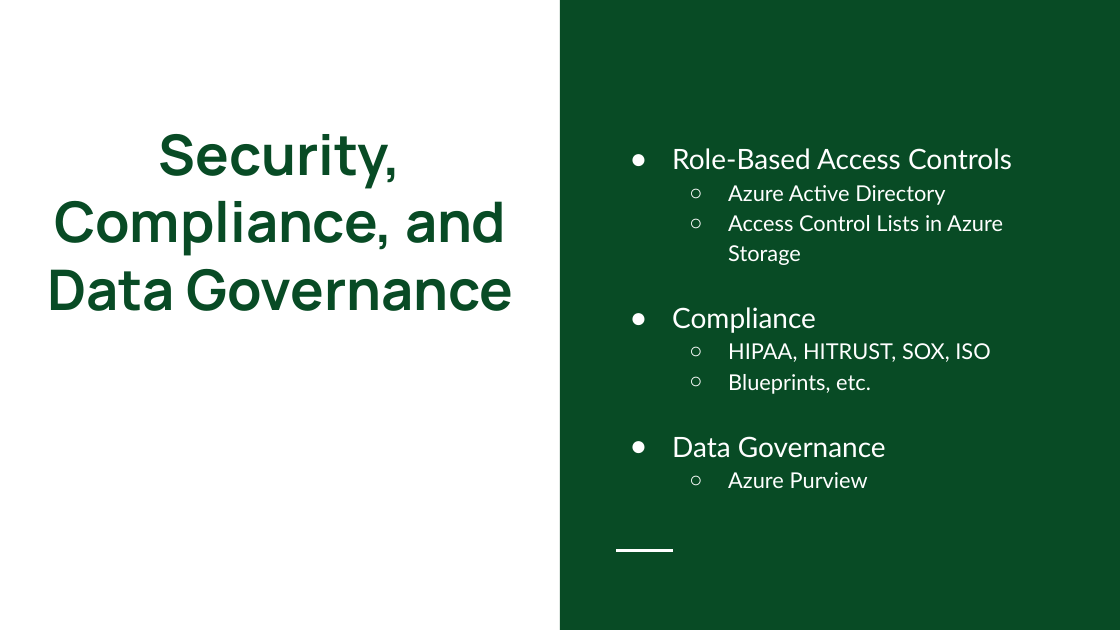
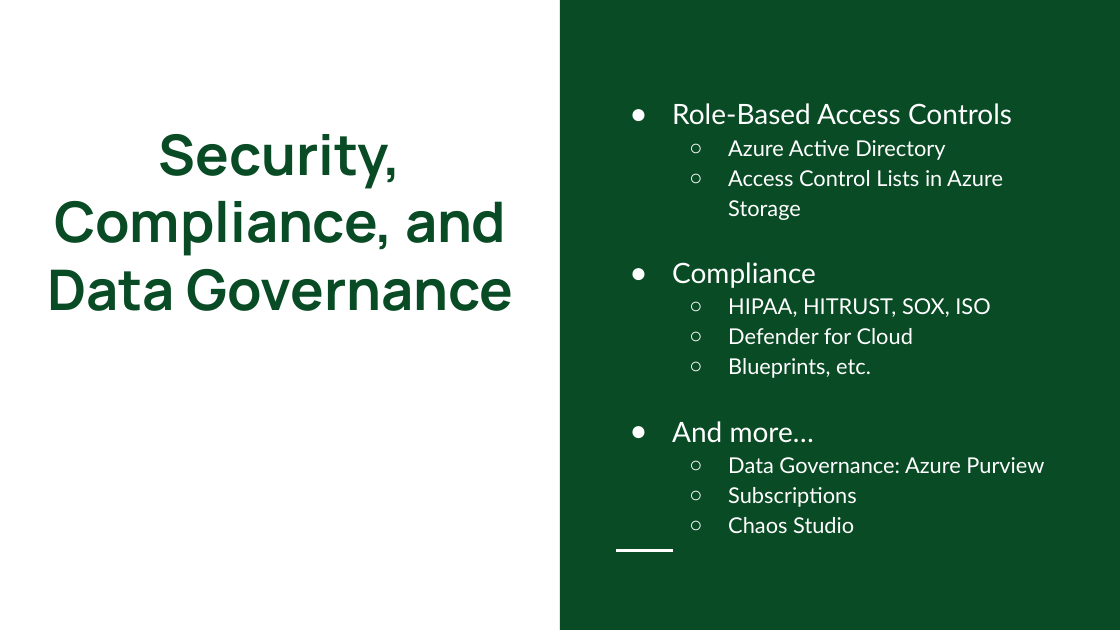
Before and after one commit to colbyford/DSBA6190-CloudComputing, a slide deck: slide 13 of 6 - Deployment and Security/Deployment.pptx. Drawn at 1120x630 pixels with LibreOffice and Linux fonts; fonts in the diff are those of the drawing. Boxes give left, top, right and bottom in pixels: in the first picture for what was removed or moved away, otherwise in the second. Text is boxed around its words. In the diff, an @@ line names an element or a change of style, - is before the commit and + after.

```diff
--- a/6 - Deployment and Security/Deployment.pptx
+++ b/6 - Deployment and Security/Deployment.pptx
@@ text at [728,328,913,344]: paragraph added @@
+  ○ Defender for Cloud
@@ text at [672,421,1044,533]: text changed; size 18 to 14 pt @@
-● Data Governance
-  ○ Azure Purview
+● And more…
+  ○ Data Governance: Azure Purview
+  ○ Subscriptions
+  ○ Chaos Studio
```
Also in this commit, not shown: 1 other slide changed.
